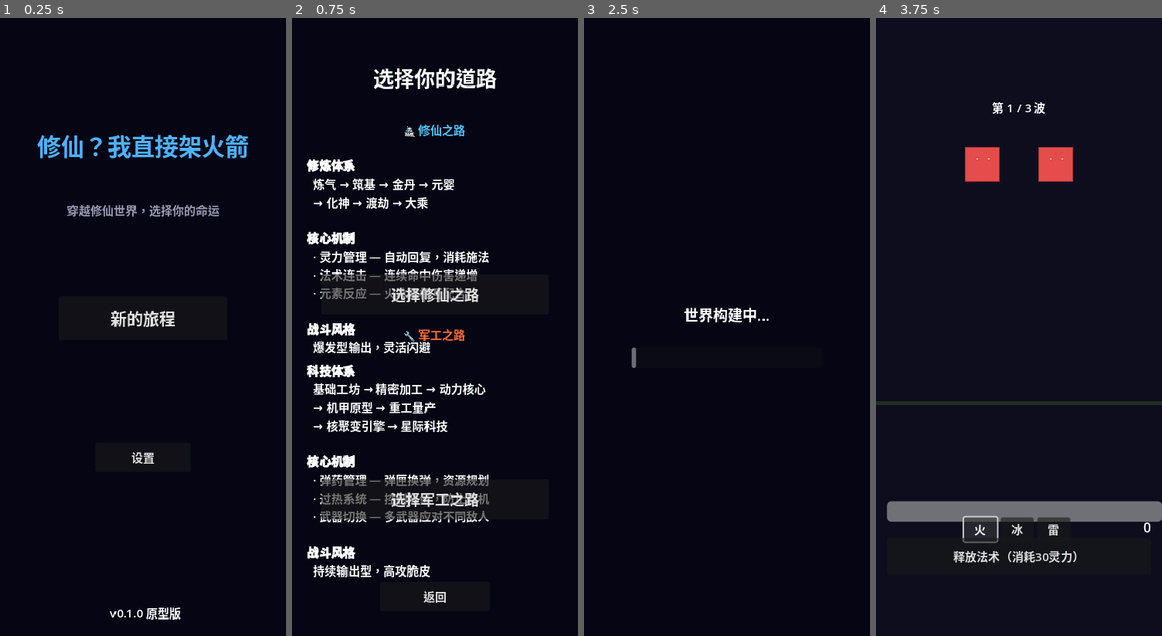
Above: before the commit, frames 1-4 (left to right).
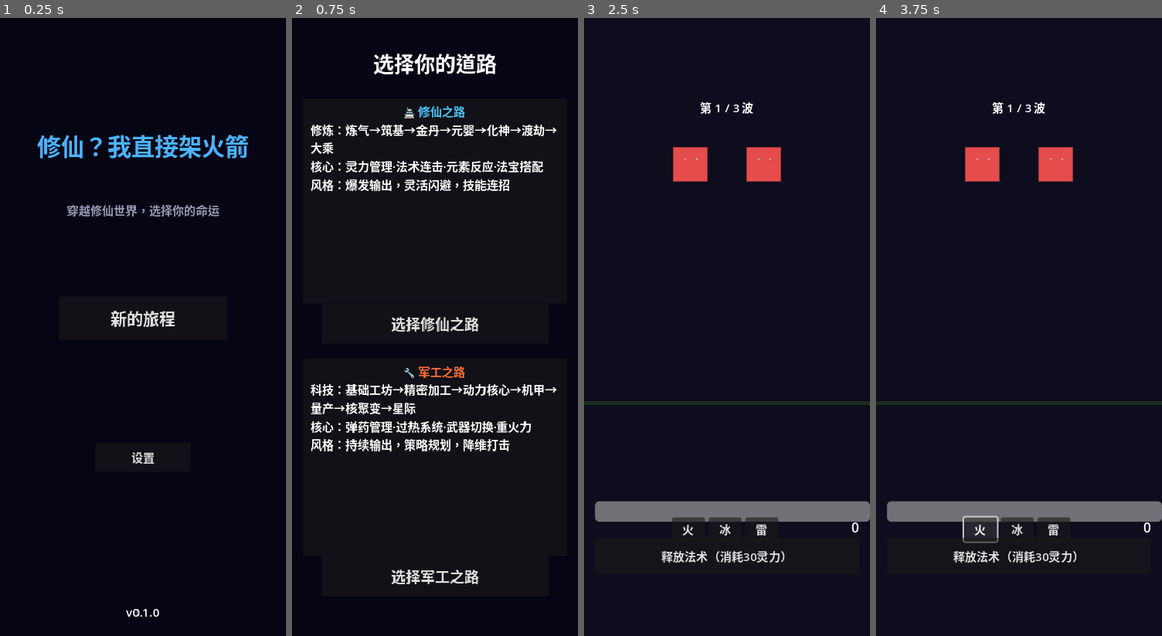
Above: after the commit, the same moments.

Repository: Zsiollllll/xiuxian-rocket
Game: Godot game, scene res://scenes/main_menu.tscn
Two runs of this game, one before a commit and one after it. Both use one fixed random seed, a clock stepped at 60 frames per second and the inputs below.
Inputs (mouse positions are in pixels of both pictures, inside the frame that each line leads up to):
- Up to frame 1 (0.25 s): no input
- Up to frame 2 (0.75 s): click "新的旅程" at 0.5 s
- Up to frame 3 (2.5 s): click "选择修仙之路" at 1.25 s; tap Enter at 2 s; move the mouse to (789, 296) at 2.02 s; click (789, 296) at 2.17 s
- Up to frame 4 (3.75 s): click (981, 530) at 2.75 s, where only the run after the commit has a clickable "火"; click "火" at 3.5 s

The runs differ from the first frame. In frame 1, 0.3% of the frame differs, in the area x 38-64%, y 95-98%; in frame 2, 16%, in the area x 5-93%, y 5-95%; in frame 3, 6.4%; in frame 4, nothing differs.

Commit message:
关键修复：主菜单内嵌脚本+battle_arena修复Color参数，彻底解决Godot 4.5兼容

Diff:
--- a/scenes/battle_arena.tscn
+++ b/scenes/battle_arena.tscn
@@ -1,8 +1,8 @@
-[gd_scene load_steps=5 format=3 uid="uid://battlearena"]
+[gd_scene load_steps=5 format=3]
 
-[ext_resource type="PackedScene" path="res://scenes/player.tscn" id="1_player_scene"]
-[ext_resource type="PackedScene" path="res://scenes/enemy.tscn" id="2_enemy_scene"]
-[ext_resource type="PackedScene" path="res://scenes/dual_hud.tscn" id="3_hud_scene"]
+[ext_resource type="PackedScene" path="res://scenes/player.tscn" id="1_plr"]
+[ext_resource type="PackedScene" path="res://scenes/enemy.tscn" id="2_enm"]
+[ext_resource type="PackedScene" path="res://scenes/dual_hud.tscn" id="3_hud"]
 [ext_resource type="Script" path="res://scripts/systems/battle_arena_controller.gd" id="4_ctrl"]
 
 [node name="BattleArenaRoot" type="Control"]
@@ -27,7 +27,6 @@
 anchor_top = 0.62
 anchor_right = 1.0
 anchor_bottom = 0.62
-offset_top = 0
 offset_bottom = 6
 color = Color(0.12, 0.18, 0.12, 1)
 
--- a/scenes/main_menu.tscn
+++ b/scenes/main_menu.tscn
@@ -1,6 +1,172 @@
-[gd_scene load_steps=2 format=3 uid="uid://mainmenu"]
+[gd_scene load_steps=2 format=3]
 
-[ext_resource type="Script" path="res://scripts/ui/main_menu_controller.gd" id="1_ctrl"]
+[sub_resource type="GDScript" id="1_main"]
+script/source = "extends Control
+
+var _title_page = null
+var _route_page = null
+var _load_page = null
+var _btn_new: Button = null
+var _btn_cult: Button = null
+var _btn_tech: Button = null
+var _load_bar: ProgressBar = null
+var _route: String = ''
+
+func _ready():
+	print('[Menu] Init')
+	var bg = ColorRect.new()
+	bg.set_anchors_preset(Control.PRESET_FULL_RECT)
+	bg.color = Color(0.02, 0.02, 0.08)
+	add_child(bg)
+
+	# Title page
+	_title_page = Control.new()
+	_title_page.set_anchors_preset(Control.PRESET_FULL_RECT)
+	add_child(_title_page)
+
+	var t = Label.new()
+	t.text = '修仙？我直接架火箭'
+	t.horizontal_alignment = HORIZONTAL_ALIGNMENT_CENTER
+	t.add_theme_font_size_override('font_size', 32)
+	t.add_theme_color_override('font_color', Color(0.3, 0.7, 1))
+	t.position = Vector2(20, 150)
+	t.size = Vector2(350, 60)
+	_title_page.add_child(t)
+
+	var st = Label.new()
+	st.text = '穿越修仙世界，选择你的命运'
+	st.horizontal_alignment = HORIZONTAL_ALIGNMENT_CENTER
+	st.add_theme_font_size_override('font_size', 16)
+	st.add_theme_color_override('font_color', Color(0.6, 0.6, 0.7))
+	st.position = Vector2(40, 250)
+	st.size = Vector2(310, 30)
+	_title_page.add_child(st)
+
+	_btn_new = Button.new()
+	_btn_new.text = '新的旅程'
+	_btn_new.add_theme_font_size_override('font_size', 22)
+	_btn_new.position = Vector2(80, 380)
+	_btn_new.size = Vector2(230, 60)
+	_btn_new.pressed.connect(_start_new)
+	_title_page.add_child(_btn_new)
+
+	var bset = Button.new()
+	bset.text = '设置'
+	bset.position = Vector2(130, 580)
+	bset.size = Vector2(130, 40)
+	_title_page.add_child(bset)
+
+	var v = Label.new()
+	v.text = 'v0.1.0'
+	v.horizontal_alignment = HORIZONTAL_ALIGNMENT_CENTER
+	v.position = Vector2(150, 800)
+	v.size = Vector2(90, 20)
+	_title_page.add_child(v)
+
+	# Route page
+	_route_page = Control.new()
+	_route_page.set_anchors_preset(Control.PRESET_FULL_RECT)
+	_route_page.visible = false
+	add_child(_route_page)
+
+	var rh = Label.new()
+	rh.text = '选择你的道路'
+	rh.horizontal_alignment = HORIZONTAL_ALIGNMENT_CENTER
+	rh.add_theme_font_size_override('font_size', 28)
+	rh.position = Vector2(20, 40)
+	rh.size = Vector2(350, 50)
+	_route_page.add_child(rh)
+
+	# Cultivation card
+	var cp = Panel.new()
+	cp.position = Vector2(15, 110)
+	cp.size = Vector2(360, 280)
+	_route_page.add_child(cp)
+
+	var cd = RichTextLabel.new()
+	cd.bbcode_enabled = true
+	cd.fit_content = true
+	cd.scroll_active = false
+	cd.position = Vector2(25, 115)
+	cd.size = Vector2(340, 270)
+	cd.text = '[center][color=#4fc3f7]🏯 修仙之路[/color][/center]
+修炼：炼气→筑基→金丹→元婴→化神→渡劫→大乘
+核心：灵力管理·法术连击·元素反应·法宝搭配
+风格：爆发输出，灵活闪避，技能连招'
+	_route_page.add_child(cd)
+
+	_btn_cult = Button.new()
+	_btn_cult.text = '选择修仙之路'
+	_btn_cult.add_theme_font_size_override('font_size', 20)
+	_btn_cult.position = Vector2(40, 390)
+	_btn_cult.size = Vector2(310, 55)
+	_btn_cult.pressed.connect(func(): _launch('cultivation'))
+	_route_page.add_child(_btn_cult)
+
+	# Tech card
+	var tp = Panel.new()
+	tp.position = Vector2(15, 465)
+	tp.size = Vector2(360, 270)
+	_route_page.add_child(tp)
+
+	var td = RichTextLabel.new()
+	td.bbcode_enabled = true
+	td.fit_content = true
+	td.scroll_active = false
+	td.position = Vector2(25, 470)
+	td.size = Vector2(340, 260)
+	td.text = '[center][color=#ff6b35]🔧 军工之路[/color][/center]
+科技：基础工坊→精密加工→动力核心→机甲→量产→核聚变→星际
+核心：弹药管理·过热系统·武器切换·重火力
+风格：持续输出，策略规划，降维打击'
+	_route_page.add_child(td)
+
+	_btn_tech = Button.new()
+	_btn_tech.text = '选择军工之路'
+	_btn_tech.add_theme_font_size_override('font_size', 20)
+	_btn_tech.position = Vector2(40, 735)
+	_btn_tech.size = Vector2(310, 55)
+	_btn_tech.pressed.connect(func(): _launch('tech'))
+	_route_page.add_child(_btn_tech)
+
+	# Loading page
+	_load_page = Control.new()
+	_load_page.set_anchors_preset(Control.PRESET_FULL_RECT)
+	_load_page.visible = false
+	add_child(_load_page)
+
+	var ll = Label.new()
+	ll.text = '世界构建中...'
+	ll.horizontal_alignment = HORIZONTAL_ALIGNMENT_CENTER
+	ll.add_theme_font_size_override('font_size', 20)
+	ll.position = Vector2(50, 390)
+	ll.size = Vector2(290, 40)
+	_load_page.add_child(ll)
+
+	_load_bar = ProgressBar.new()
+	_load_bar.position = Vector2(65, 450)
+	_load_bar.size = Vector2(260, 20)
+	_load_bar.value = 0.0
+	_load_bar.show_percentage = false
+	_load_page.add_child(_load_bar)
+
+	print('[Menu] Ready - children:', get_child_count())
+
+func _start_new():
+	_title_page.visible = false
+	_route_page.visible = true
+
+func _launch(route: String):
+	_route = route
+	_route_page.visible = false
+	_load_page.visible = true
+	var eb = get_node_or_null('/root/EventBus')
+	if eb:
+		eb.set_meta('selected_route', route)
+	var tw = create_tween()
+	tw.tween_property(_load_bar, 'value', 1.0, 1.0)
+	tw.tween_callback(func(): get_tree().change_scene_to_file('res://scenes/battle_arena.tscn'))
+"
 
 [node name="MainMenu" type="Control"]
 layout_mode = 3
@@ -9,4 +175,4 @@
 anchor_bottom = 1.0
 grow_horizontal = 2
 grow_vertical = 2
-script = ExtResource("1_ctrl")
+script = SubResource("1_main")
--- /dev/null
+++ b/scripts/systems/quick_smoke_test.gd
@@ -0,0 +1,85 @@
+## QuickSmokeTest — 快速冒烟测试
+extends SceneTree
+
+func _init() -> void:
+	print("=".repeat(50))
+	print("快速冒烟测试")
+	print("=".repeat(50))
+
+	# 1. 主菜单
+	print("\n[1] 主菜单场景...")
+	var s: PackedScene = load("res://scenes/main_menu.tscn")
+	var n = s.instantiate()
+	print("  root:", n.name, " type:", n.get_class())
+	print("  children:", n.get_child_count())
+	for c in n.get_children():
+		print("    -", c.name, ":", c.get_class())
+
+	# 检查有无按钮
+	var tp = n.get_node_or_null("TitlePage")
+	if tp:
+		var btn = n.find_child("BtnNewGame", true, false)
+		print("  BtnNewGame found:", btn != null)
+	root.add_child(n)
+	await _wait(5)
+
+	# 2. 战斗场景
+	print("\n[2] 战斗场景...")
+	var eb = root.get_node_or_null("EventBus")
+	if not eb:
+		print("  ERROR: EventBus not found! Is it registered as autoload?")
+		quit(1)
+		return
+	eb.set_meta("selected_route", "cultivation")
+
+	var s2: PackedScene = load("res://scenes/battle_arena.tscn")
+	var n2 = s2.instantiate()
+	root.add_child(n2)
+	await _wait(15)
+
+	var ctrl = n2.get_node_or_null("BattleArenaController")
+	var arena = n2.get_node_or_null("BattleArena")
+	if arena:
+		var ps = arena.get_node_or_null("PlayerSpawn")
+		if ps:
+			var p = ps.get_node_or_null("Player")
+			if p:
+				print("  Player HP:", p.get("current_hp"))
+
+	var alive = 0
+	if ctrl and ctrl.has_method("get"):
+		alive = ctrl.get("_alive")
+	print("  Enemies alive:", alive)
+
+	# 模拟战斗
+	print("\n[3] 模拟攻击...")
+	if arena:
+		var ps = arena.get_node_or_null("PlayerSpawn")
+		if ps:
+			var p = ps.get_node_or_null("Player")
+			if p and p.has_method("on_touch_event"):
+				for _i in range(10):
+					p.on_touch_event("tap", Vector2.ZERO, Vector2.ZERO)
+					await _wait(1)
+				p.on_touch_event("swipe", Vector2.ZERO, Vector2(0, -1))
+				await _wait(2)
+
+	# 检查存档
+	print("\n[4] 存档...")
+	var SaveSys = load("res://scripts/systems/save_system.gd")
+	var d = SaveSys.create_new_data("cultivation")
+	d.spirit_stones = 500
+	var ok = SaveSys.save_game(1, d)
+	print("  Save:", "OK" if ok else "FAIL")
+	var ld = SaveSys.load_game(1)
+	print("  Load:", "OK" if ld else "FAIL")
+	SaveSys.delete_save(1)
+
+	print("\n" + "=".repeat(50))
+	print("冒烟测试完成")
+	print("=".repeat(50))
+	quit(0)
+
+func _wait(frames: int) -> void:
+	for _i in range(frames):
+		await process_frame
Not shown: 1 places in scenes/battle_arena.tscn that only renumber resources
